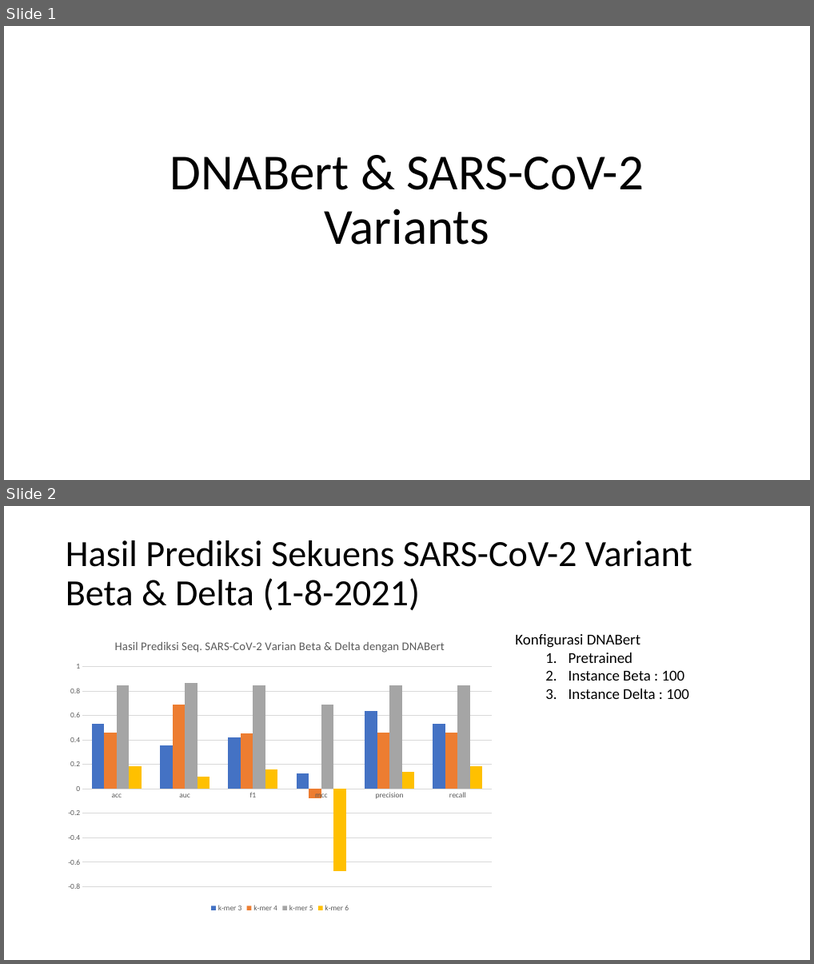
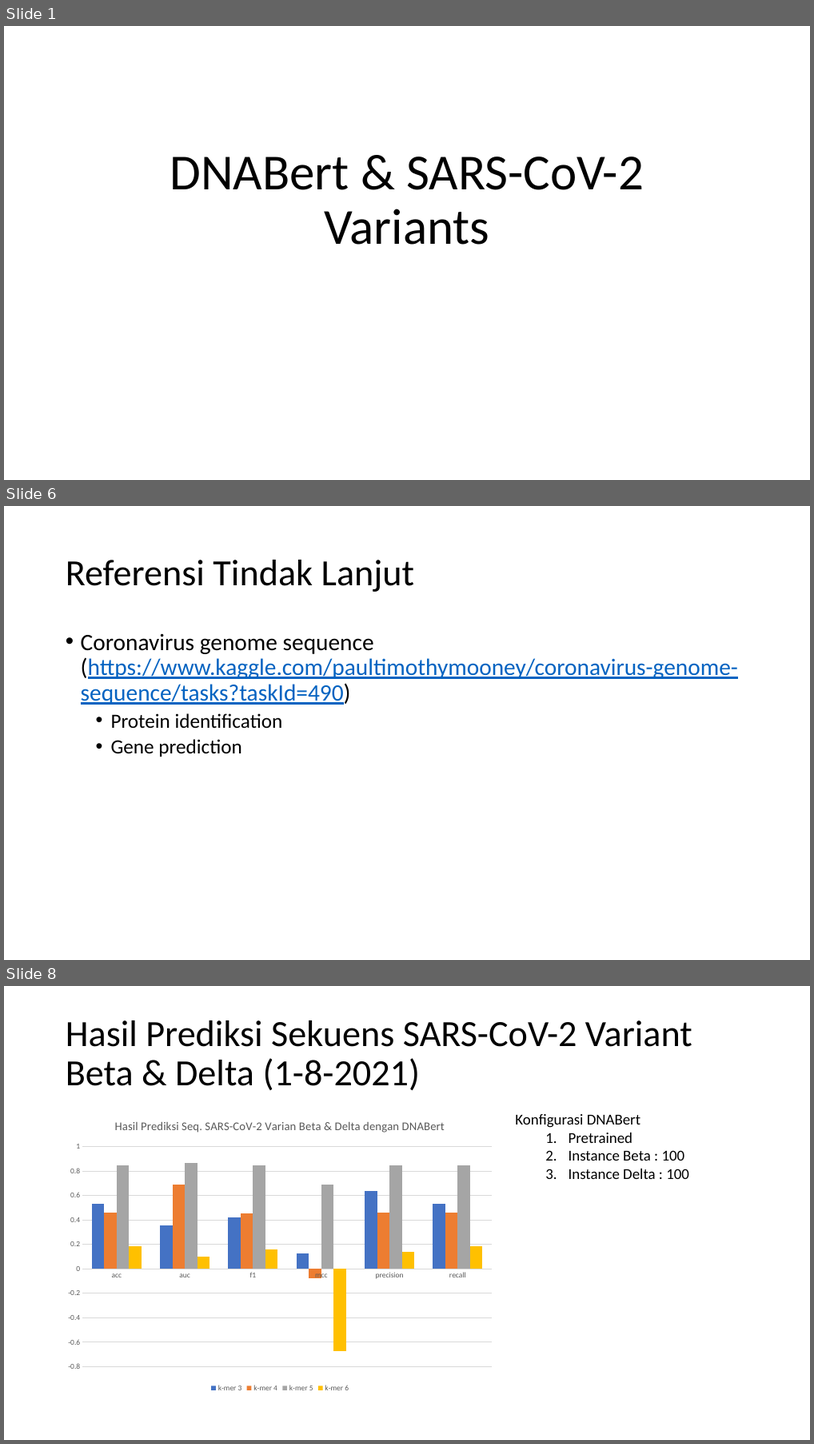
Before and after one commit to anwari32/sequence-processing, a slide deck: docs/DNABert & SARS-CoV-2 Variants-2.pptx. Shown one above the other, each under a label of ours: slides 1 and 2 before the commit, slides 1, 6 and 8 after it; the slides between them are not shown. The pictures are 814x964 and 814x1444 pixels, drawn with LibreOffice and Linux fonts; fonts in the diff are those of the drawing. Boxes give left, top, right and bottom in pixels: in the first picture for what was removed or moved away, otherwise in the second. Text is boxed around its words. In the diff, an @@ line names an element or a change of style, - is before the commit and + after.

Commit message:
update Sequence Processing.pptx with bert.

```diff
--- a/docs/DNABert & SARS-CoV-2 Variants-2.pptx
+++ b/docs/DNABert & SARS-CoV-2 Variants-2.pptx
@@ slide 6 added at (x1=4, y1=506, x2=810, y2=960), background #FFFFFF @@
@@ title added at (x1=66, y1=560, x2=414, y2=592), 44 pt, text #000000 @@
+Referensi Tindak Lanjut
@@ text added at (x1=81, y1=633, x2=738, y2=756), 28 pt, text #0563C1, underline @@
+• Coronavirus genome sequence (https://www.kaggle.com/paultimothymooney/coronavirus-genome-sequence/tasks?taskId=490)
+  • Protein identification
+  • Gene prediction
@@ what was slide 2 is now slide 8 @@
```
Also in this commit, not shown: 5 other slides added, 1 other file.
